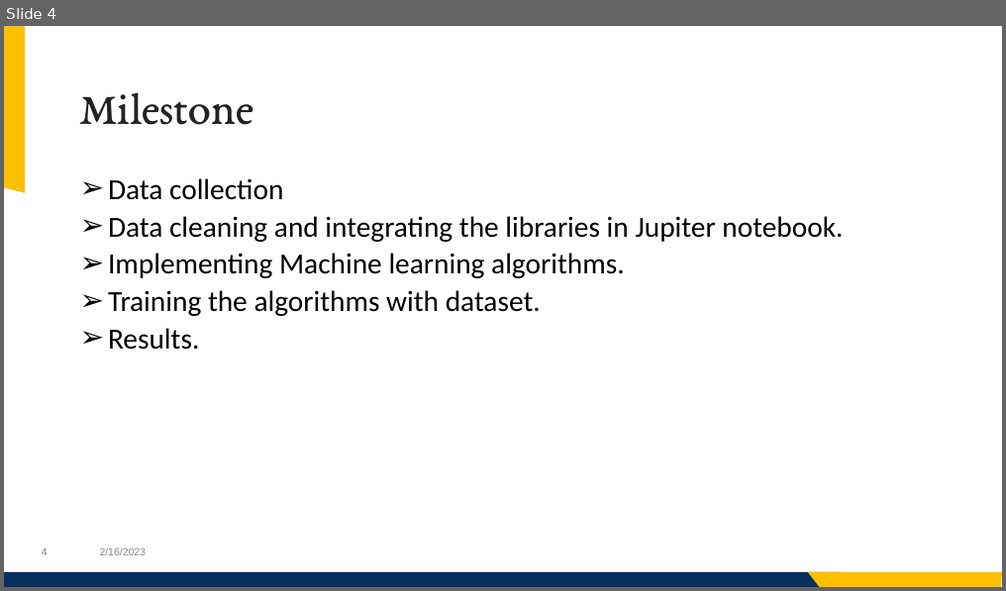
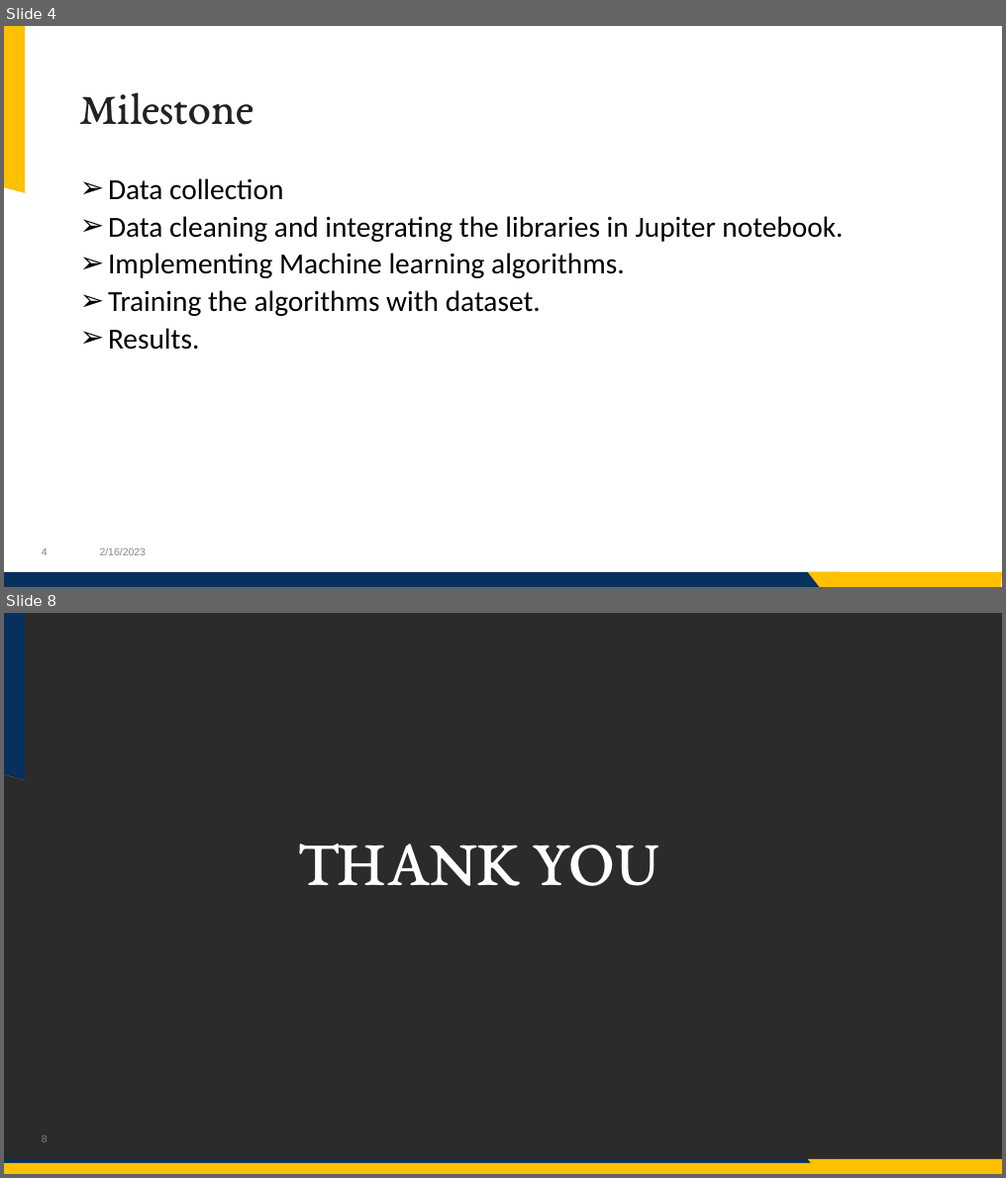
Before and after one commit to jashwanth08/SpringCapstone2023, a slide deck: presentataions/Presentation.pptx. Shown one above the other, each under a label of ours: slide 4 before the commit, slides 4 and 8 after it; the slides between them are not shown. The pictures are 1006x591 and 1006x1178 pixels, drawn with LibreOffice and Linux fonts; fonts in the diff are those of the drawing; background and template pictures are left out; a plain dark background stands for a picture behind light text. Boxes give left, top, right and bottom in pixels: in the first picture for what was removed or moved away, otherwise in the second. Text is boxed around its words. In the diff, an @@ line names an element or a change of style, - is before the commit and + after.

```diff
--- a/presentataions/Presentation.pptx
+++ b/presentataions/Presentation.pptx
@@ slide 8 added at box(4, 613, 1002, 1174), background picture (left out); not listed: 4 template elements that a slide beside it also shows @@
@@ freeform shape added at box(4, 613, 25, 780), fill #07305D @@
@@ title added at box(297, 844, 657, 886), 65 pt, text #FFFFFF @@
+THANK YOU
@@ rectangle added at box(4, 1163, 1002, 1174), fill #FFC000 @@
```
Also in this commit, not shown: 3 other slides added, 1 slide removed, 1 other file.
